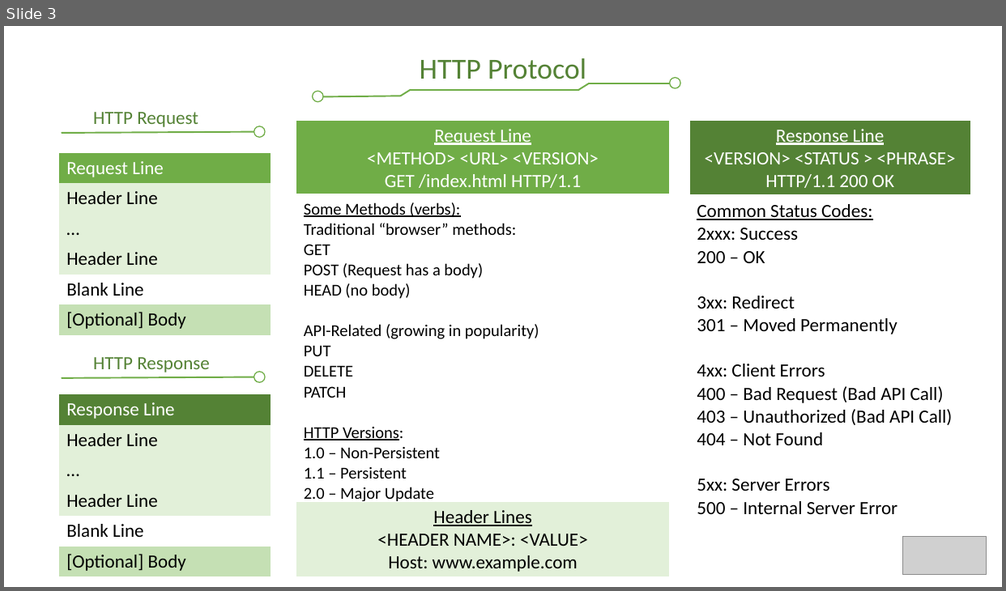
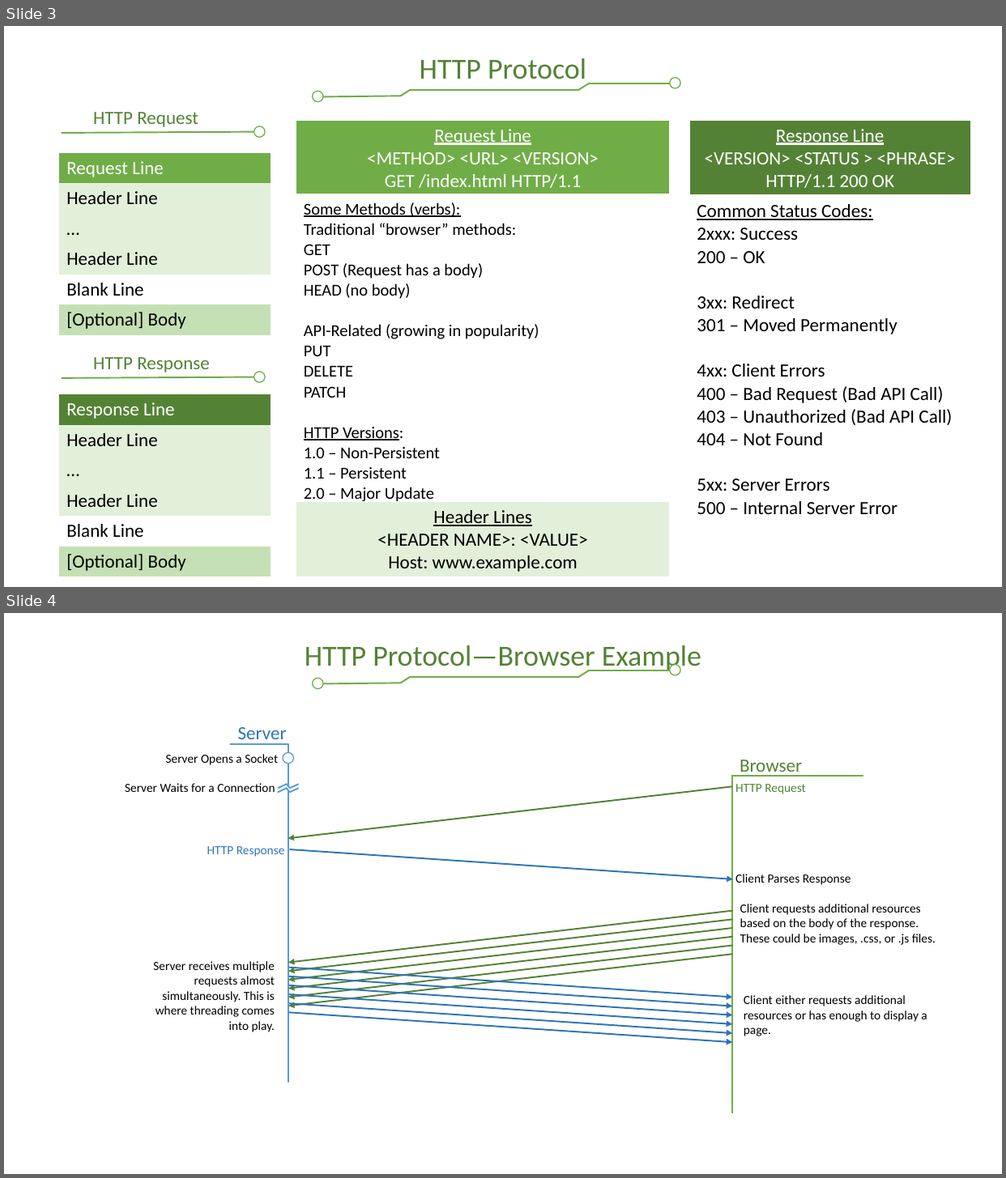
Before and after one commit to CS3550/Fall2020, a slide deck: Network Parts and Terms.pptx. Shown one above the other, each under a label of ours: slide 3 before the commit, slides 3 and 4 after it. The pictures are 1006x591 and 1006x1178 pixels, drawn with LibreOffice and Linux fonts; fonts in the diff are those of the drawing; grey boxes stand for pictures; background and template pictures are left out. Boxes give left, top, right and bottom in pixels: in the first picture for what was removed or moved away, otherwise in the second. Text is boxed around its words. In the diff, an @@ line names an element or a change of style, - is before the commit and + after.

Commit message:
Add HTTP Protocol browser example

```diff
--- a/Network Parts and Terms.pptx
+++ b/Network Parts and Terms.pptx
@@ slide 4 added at (x1=4, y1=613, x2=1002, y2=1174), background #FFFFFF @@
@@ text added at (x1=305, y1=645, x2=701, y2=674), 28 pt, text #548235 @@
+HTTP Protocol—Browser Example
@@ group added at (x1=313, y1=665, x2=681, y2=689): 5 lines, 2 ellipses @@
@@ text added at (x1=238, y1=727, x2=287, y2=744), 18 pt, text #2E75B6 @@
+Server
@@ text added at (x1=166, y1=754, x2=278, y2=765), 12 pt, text #000000 @@
+Server Opens a Socket
@@ line added from (230, 745) to (288, 745), #5B9BD5 1.5 pt @@
@@ ellipse added at (x1=283, y1=753, x2=294, y2=764), fill #FFFFFF, outline #5B9BD5 1 pt @@
@@ line added from (288, 745) to (288, 786), #5B9BD5 1.5 pt @@
@@ line added from (732, 776) to (863, 776), #70AD47 1.5 pt @@
@@ line added from (732, 776) to (732, 1113), #70AD47 1.5 pt @@
@@ text added at (x1=739, y1=760, x2=802, y2=777), 18 pt, text #548235 @@
+Browser
@@ text added at (x1=125, y1=783, x2=275, y2=792), 12 pt, text #000000 @@
+Server Waits for a Connection
@@ arrow added from (732, 786) to (288, 838), #548235 1.5 pt @@
@@ line added from (288, 791) to (288, 1082), #5B9BD5 1.5 pt @@
@@ group added at (x1=278, y1=785, x2=298, y2=792): 6 lines @@
@@ text added at (x1=735, y1=784, x2=805, y2=794), 12 pt, text #548235 @@
+HTTP Request
@@ text added at (x1=207, y1=846, x2=285, y2=857), 12 pt, text #2E75B6 @@
+HTTP Response
@@ arrow added from (290, 850) to (733, 879), #2E75B6 1.5 pt @@
@@ text added at (x1=735, y1=874, x2=851, y2=885), 12 pt, text #000000 @@
+Client Parses Response
@@ text added at (x1=740, y1=904, x2=936, y2=945), 12 pt, text #000000 @@
+Client requests additional resources based on the body of the response. These could be images, .css, or .js files.
@@ arrow added from (732, 911) to (288, 963), #548235 1.5 pt @@
@@ arrow added from (732, 919) to (288, 972), #548235 1.5 pt @@
@@ arrow added from (732, 928) to (288, 980), #548235 1.5 pt @@
@@ arrow added from (732, 937) to (288, 989), #548235 1.5 pt @@
@@ arrow added from (732, 945) to (288, 998), #548235 1.5 pt @@
@@ text added at (x1=153, y1=961, x2=275, y2=1033), 12 pt, text #000000 @@
+Server receives multiple requests almost simultaneously. This is where threading comes into play.
@@ arrow added from (732, 954) to (288, 1006), #548235 1.5 pt @@
@@ arrow added from (289, 968) to (732, 998), #2E75B6 1.5 pt @@
@@ arrow added from (289, 977) to (732, 1007), #2E75B6 1.5 pt @@
@@ arrow added from (289, 986) to (732, 1016), #2E75B6 1.5 pt @@
@@ arrow added from (289, 995) to (732, 1024), #2E75B6 1.5 pt @@
@@ text added at (x1=744, y1=995, x2=927, y2=1037), 12 pt, text #000000 @@
+Client either requests additional resources or has enough to display a page.
@@ arrow added from (289, 1003) to (732, 1033), #2E75B6 1.5 pt @@
@@ arrow added from (289, 1013) to (732, 1043), #2E75B6 1.5 pt @@
@@ slide 3 changed as well @@
@@ picture removed at (x1=902, y1=536, x2=986, y2=574) @@
```
Also in this commit, not shown: 2 other slides changed.
